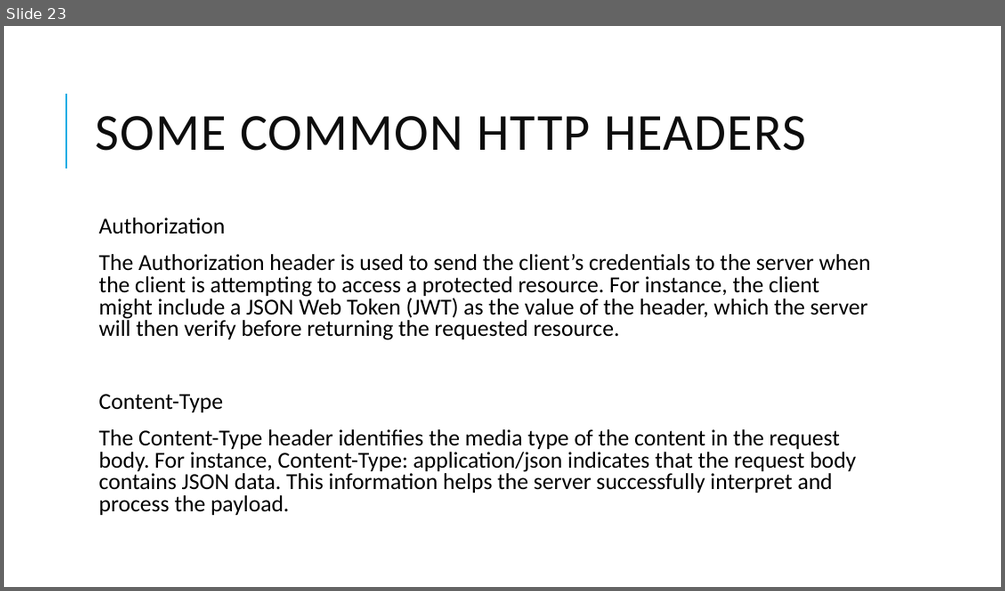
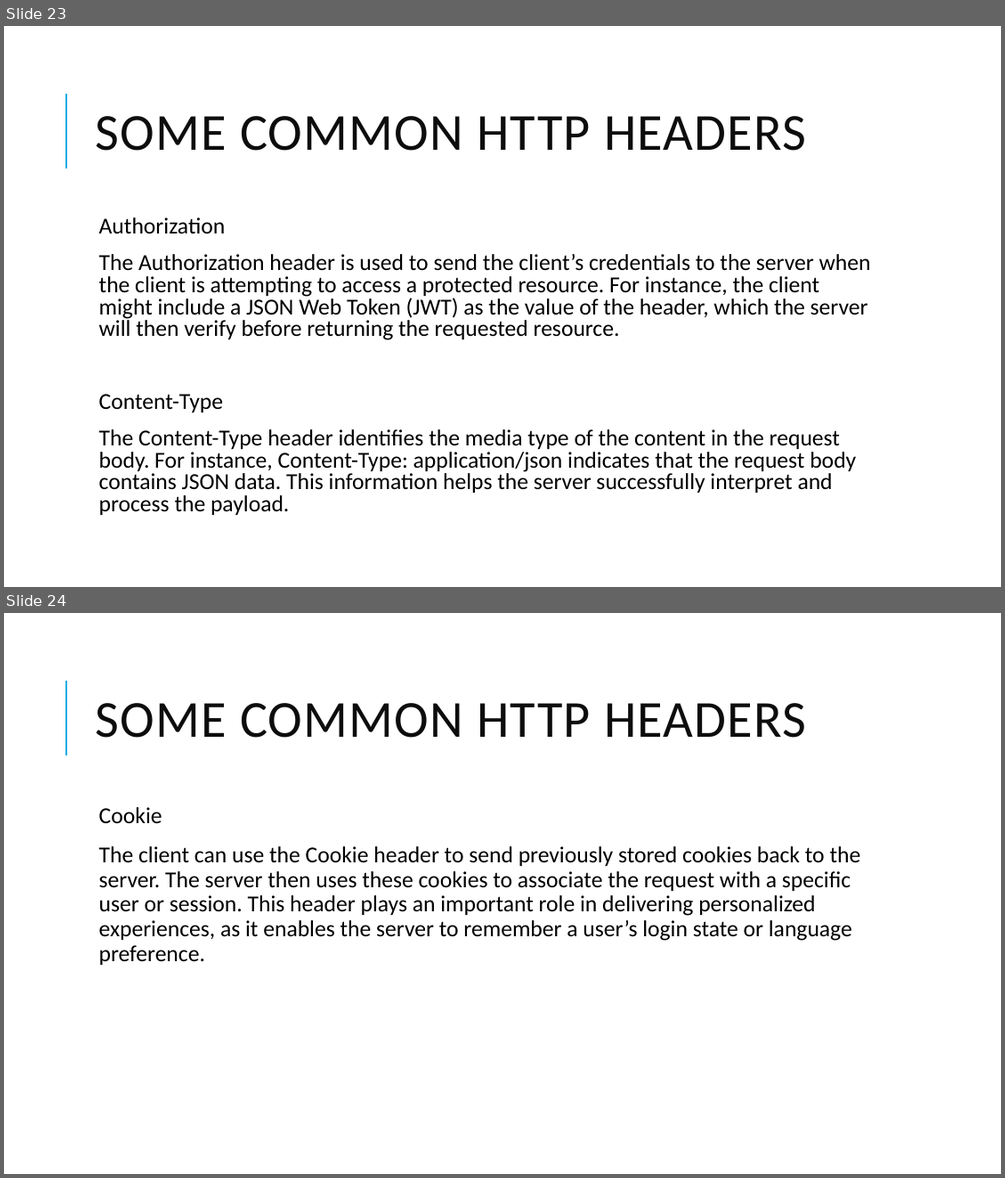
Before and after one commit to skandhwa/API-Automation-Batch1, a slide deck: API Testing.pptx. Shown one above the other, each under a label of ours: slide 23 before the commit, slides 23 and 24 after it. The pictures are 1005x591 and 1005x1178 pixels, drawn with LibreOffice and Linux fonts; fonts in the diff are those of the drawing. Boxes give left, top, right and bottom in pixels: in the first picture for what was removed or moved away, otherwise in the second. Text is boxed around its words. In the diff, an @@ line names an element or a change of style, - is before the commit and + after.

```diff
--- a/API Testing.pptx
+++ b/API Testing.pptx
@@ slide 24 added at [4,613,1001,1174], background #FFFFFF; not listed: 1 template element that a slide beside it also shows @@
@@ title added at [95,703,806,738], 50 pt, text #0D0D0D @@
+SOME COMMON HTTP HEADERS
@@ text added at [99,807,861,965], 22 pt, text #000000 @@
+  Cookie
+  The client can use the Cookie header to send previously stored cookies back to the server. The server then uses these cookies to associate the request with a specific user or session. This header plays an important role in delivering personalized experiences, as it enables the server to remember a user’s login state or language preference.
```
Also in this commit, not shown: 6 other slides added.
